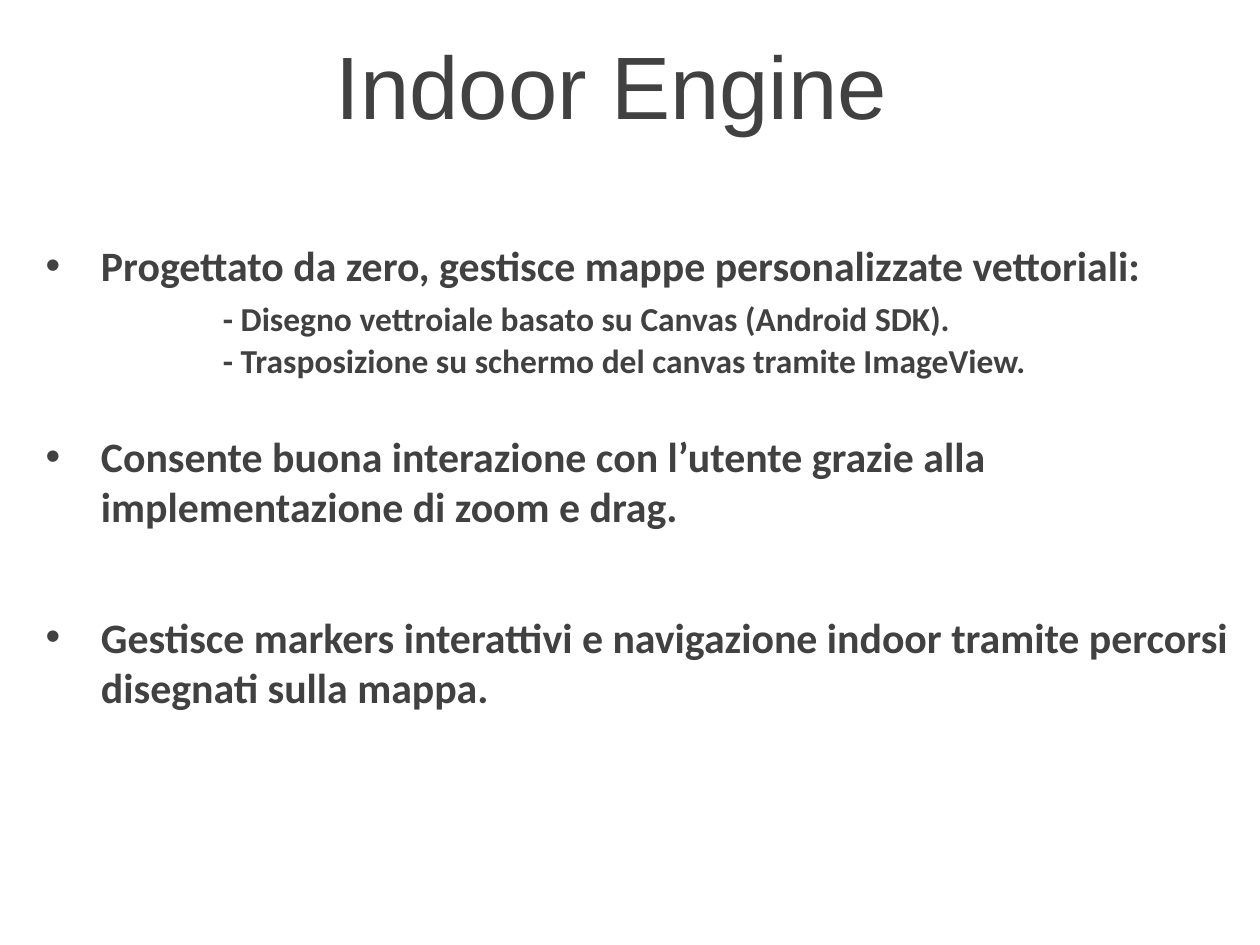
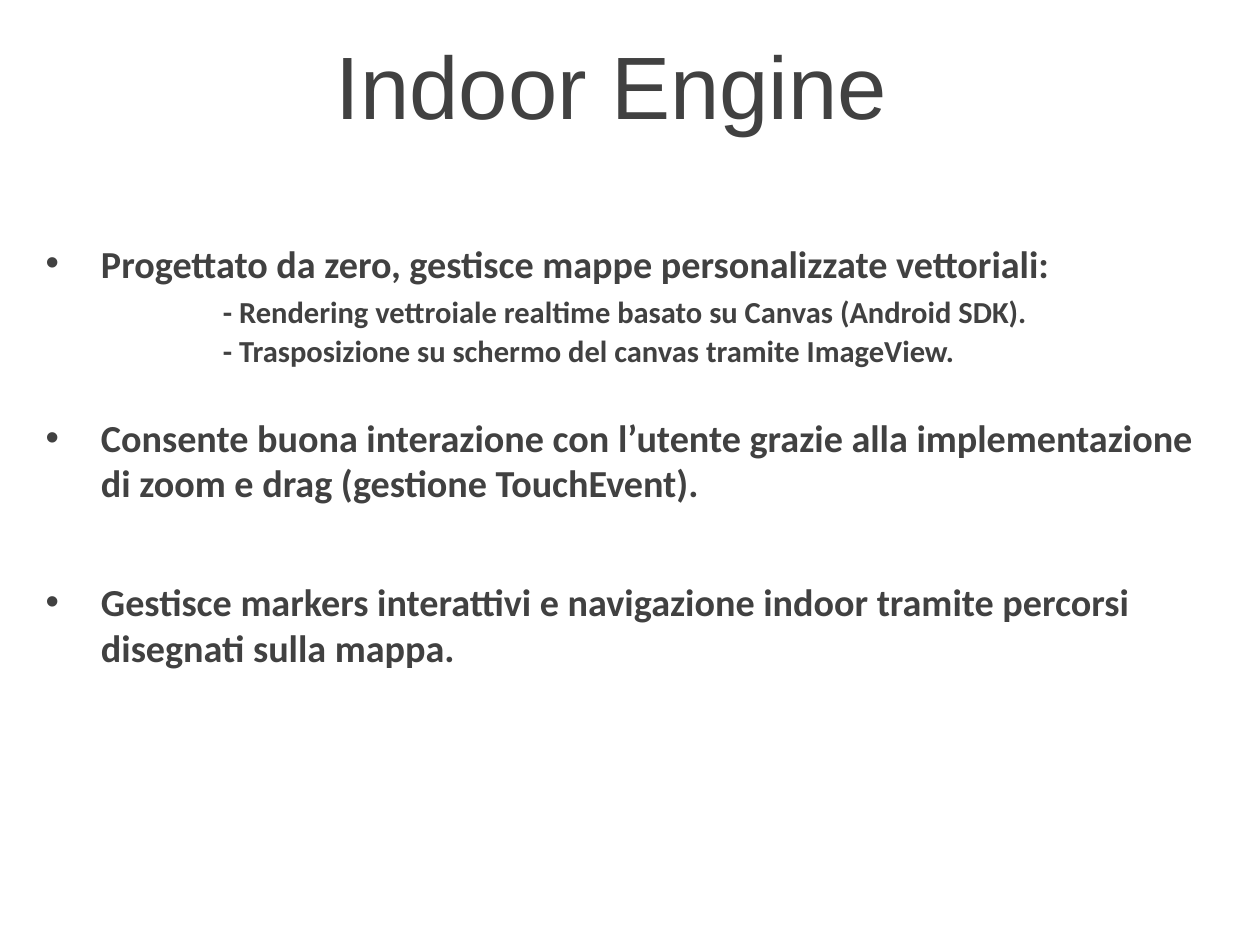
Before and after one commit to delchiaro/beaconav, a slide deck: slide 14 of documentation/presentazione.ppt. Drawn at 1260x945 pixels with LibreOffice and Linux fonts; fonts in the diff are those of the drawing; background and template pictures are left out. Boxes give left, top, right and bottom in pixels: in the first picture for what was removed or moved away, otherwise in the second. Text is boxed around its words. In the diff, an @@ line names an element or a change of style, - is before the commit and + after.

```diff
--- a/documentation/presentazione.ppt
+++ b/documentation/presentazione.ppt
@@ text at (101, 251, 1193, 504): text changed; size 34 to 31 pt @@
-• Progettato da zero, gestisce mappe personalizzate vettoriali:
-  - Disegno vettroiale basato su Canvas (Android SDK).
-  - Trasposizione su schermo del canvas tramite ImageView.
-• Consente buona interazione con l’utente grazie alla implementazione di zoom e drag.
+• Progettato da zero, gestisce mappe personalizzate vettoriali:
+  - Rendering vettroiale realtime basato su Canvas (Android SDK).
+  - Trasposizione su schermo del canvas tramite ImageView.
+• Consente buona interazione con l’utente grazie alla implementazione di zoom e drag (gestione TouchEvent).
@@ text at (101, 589, 1128, 669): size 34 to 31 pt in "Gestisce markers interattivi e navigazione indoor tramite ..." @@
```
Also in this commit, not shown: 11 other slides changed, 3 slides added, 2 slides removed, 10 other files.
